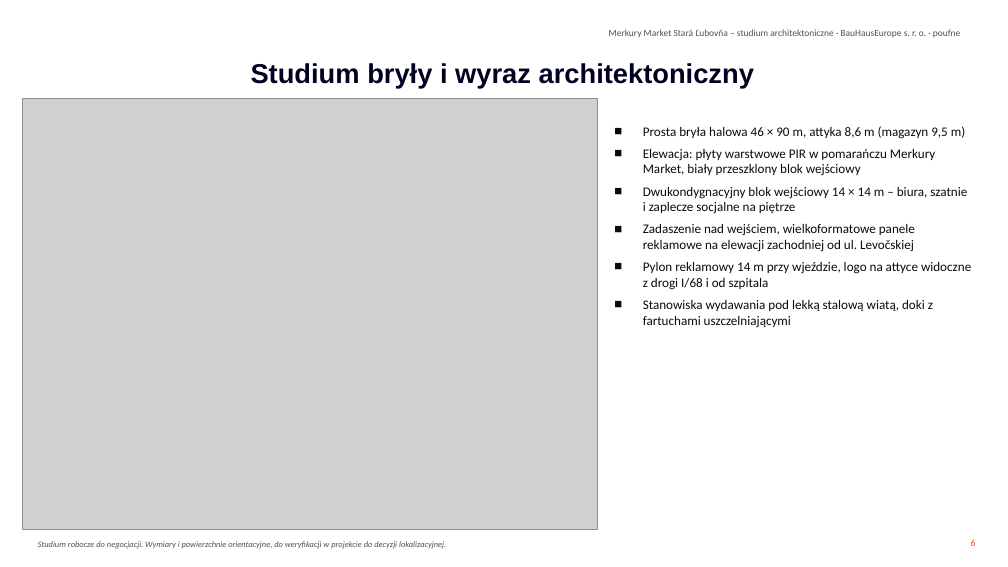
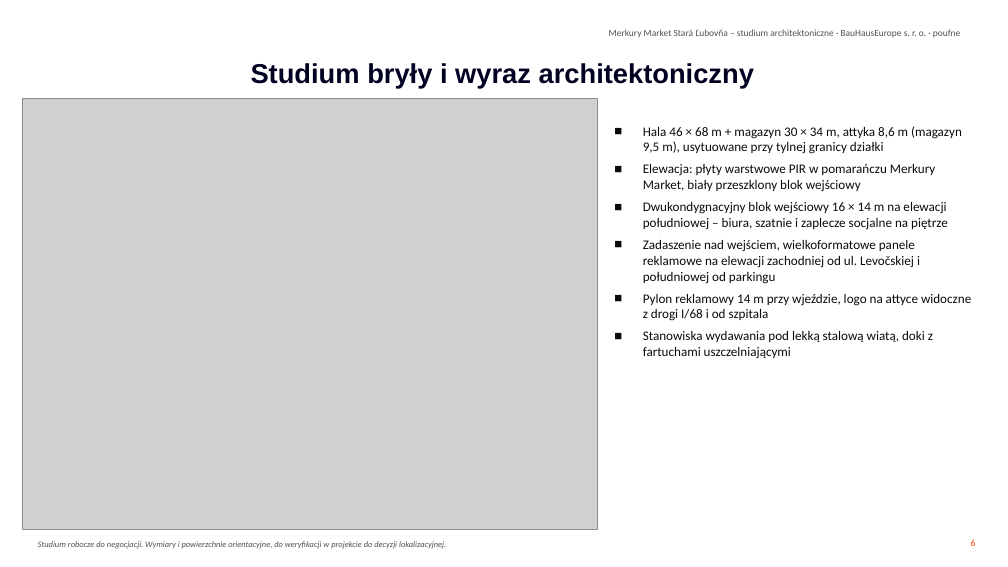
Before and after one commit to Lubo585/Lubo585, a slide deck: slide 6 of business-plan/studia-merkury-market/Studia_sklepu_Merkury_Market_Stara_Lubovna_PL.pptx. Drawn at 1008x567 pixels with LibreOffice and Linux fonts; fonts in the diff are those of the drawing; grey boxes stand for pictures; background and template pictures are left out. Boxes give left, top, right and bottom in pixels: in the first picture for what was removed or moved away, otherwise in the second. Text is boxed around its words. In the diff, an @@ line names an element or a change of style, - is before the commit and + after.

```diff
--- a/business-plan/studia-merkury-market/Studia_sklepu_Merkury_Market_Stara_Lubovna_PL.pptx
+++ b/business-plan/studia-merkury-market/Studia_sklepu_Merkury_Market_Stara_Lubovna_PL.pptx
@@ text at <box>643,126,962,154</box>: text changed @@
-■ Prosta bryła halowa 46 × 90 m, attyka 8,6 m (magazyn 9,5 m)
+■ Hala 46 × 68 m + magazyn 30 × 34 m, attyka 8,6 m (magazyn 9,5 m), usytuowane przy tylnej granicy działki
@@ text at <box>643,202,948,284</box>: text changed @@
-■ Dwukondygnacyjny blok wejściowy 14 × 14 m – biura, szatnie i zaplecze socjalne na piętrze
-■ Zadaszenie nad wejściem, wielkoformatowe panele reklamowe na elewacji zachodniej od ul. Levočskiej
+■ Dwukondygnacyjny blok wejściowy 16 × 14 m na elewacji południowej – biura, szatnie i zaplecze socjalne na piętrze
+■ Zadaszenie nad wejściem, wielkoformatowe panele reklamowe na elewacji zachodniej od ul. Levočskiej i południowej od parkingu
```
Also in this commit, not shown: 6 other slides changed, 3 other files.
